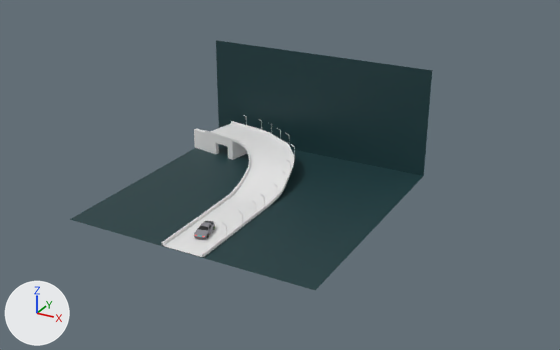
An edit to the Blender file DeLorian/Composition.blend, drawn before and after from the same camera.
Rendered twice from a camera (50 mm lens) standing at (163.0, -275.0, 151.0) and looking at (10.0, 3.0, 12.0). Every picture has the same lights, and +X, +Y and +Z are marked at lower left.

Objects in the first picture: 'Cube.011', 'Curb', 'DeLorian', 'Ground', 'Road'.
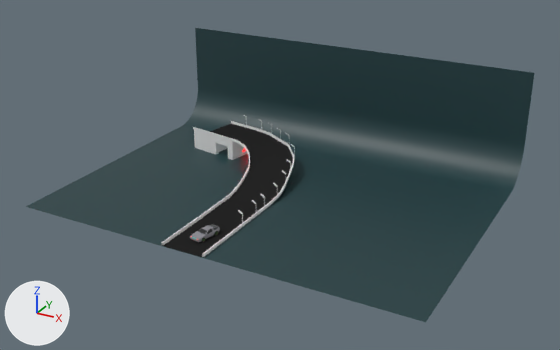
What differs and where, as boxes (x1, y1, x2, y2) in the pictures (560 x 350 px):
'Ground', reshaped (40% wider, 18% taller): before (70, 40, 432, 290); after (26, 28, 534, 322)
'Road', recoloured (white to black): (163, 123, 293, 257) in both
'DeLorian', moved, turned, rescaled: before (194, 221, 215, 239); after (190, 224, 220, 242)

Edits to the bpy script that builds the scene:
```text
Add mat_road:
    mat_road = principled_material('Road')
    mat_road.base_color = (0.0188, 0.0188, 0.0188)  # black #252525
    mat_road.roughness = 0.69
    mat_road.specular_ior_level = 0.0
Add mat_red_logo:
    mat_red_logo = emission_material('Red logo')
    mat_red_logo.base_color = (0.37, 0.0, 0.0)  # red #a40000
    mat_red_logo.strength = 30.1
Change me_plane:
    where me_plane.from_pydata(...)  # 323 vertices, 288 faces; spans x -50.2..9.8, y -58.5..52.9, z 0.2..10.3
    add me_plane.materials.append(mat_road)  # black #252525
Change me_plane_003:
    used by ob_ground; location = (0.0, 0.0, 0.0); scale = (58.6, 58.6, 58.6)
    remove me_plane_003.from_pydata(...)  # 6 vertices, 2 faces; spans x -1.0..1.0, y -1.0..1.0, z 0.0..0.89
    add me_plane_003.from_pydata(...)  # 60 vertices, 38 faces; spans x -1.44..1.71, y -1.0..1.32, z 0.0..0.89
    me_plane_003 part 1: the whole mesh is rebuilt
Add me_circle_002:
    me_circle_002.from_pydata(...)  # 90 vertices, 85 faces; spans x -0.674..0.673, y 0.0..0.796, z 0.005..0.042
    me_circle_002.materials.append(mat_red_logo)  # red #a40000
Change ob_delorian:
    ob_delorian.location: (-0.8, -40.8, 0.9) -> (1.3, -43.1, 0.8)
    ob_delorian.rotation_euler: (0.237, -1.571, 0.0) -> (-0.191, -1.571, 0.0)  # degrees (14, -90, 0) -> degrees (-11, -90, 0)
    ob_delorian.scale: (3.05, 3.05, 3.05) -> (3.13, 3.13, 3.13)
Add ob_circle_001:
    ob_circle_001 = bpy.data.objects.new('Circle.001', me_circle_002)
    ob_circle_001.location = (-30.8, 41.2, 5.2)
    ob_circle_001.rotation_euler = (1.571, 0.0, 1.389)  # degrees (90, 0, 80)
    ob_circle_001.scale = (3.87, 3.87, 3.87)
    _m = ob_circle_001.modifiers.new('Mirror', 'MIRROR')
    _m.use_axis = (False, True, False)
    _m.use_clip = True
```
